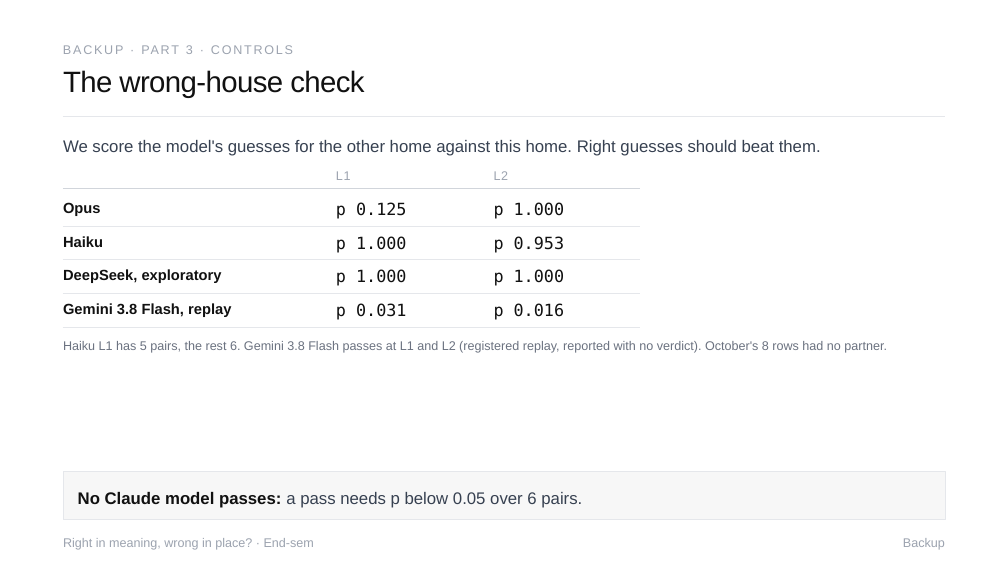
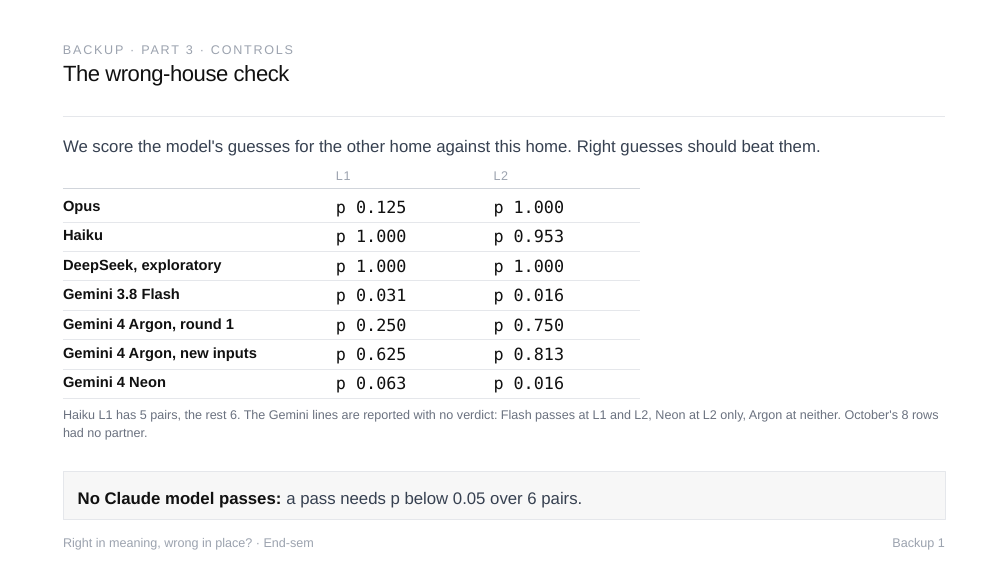
Before and after one commit to Sher110106/validity-aware-active-semantic-exploration, a slide deck: slide 20 of docs/endsem_2026-11/ASP_Endsem.pptx (slide 29 before the commit). Drawn at 1008x567 pixels with LibreOffice and Linux fonts; fonts in the diff are those of the drawing. Boxes give left, top, right and bottom in pixels: in the first picture for what was removed or moved away, otherwise in the second. Text is boxed around its words. In the diff, an @@ line names an element or a change of style, - is before the commit and + after.

```diff
--- a/docs/endsem_2026-11/ASP_Endsem.pptx
+++ b/docs/endsem_2026-11/ASP_Endsem.pptx
@@ text "The wrong-house check" at [63, 65, 290, 86]: size 28 to 21 pt, letter spacing -0.6 to -0.4 pt; line spacing 32.2pt to 23.1pt @@
@@ 3 texts, 1 line: place and size @@
-3 texts, 1 line at [63, 226, 640, 253]
+3 texts, 1 line at [63, 222, 640, 246]
@@ 3 texts, 2 lines: place and size @@
-3 texts, 2 lines at [63, 260, 640, 293]
+3 texts, 2 lines at [63, 252, 640, 281]
@@ text at [63, 288, 180, 299]: text changed @@
-Gemini 3.8 Flash, replay
+Gemini 3.8 Flash
@@ 2 texts, 1 line: place and size @@
-2 texts, 1 line at [63, 303, 640, 327]
+2 texts, 1 line at [63, 288, 640, 310]
@@ text added at [63, 318, 234, 332], 14 pt, text #111111, bold @@
+Gemini 4 Argon, round 1
@@ text added at [336, 318, 406, 335], 16 pt, text #111111 @@
+p 0.250
@@ text added at [494, 318, 564, 335], 16 pt, text #111111 @@
+p 0.750
@@ line added from (63, 340) to (640, 340), #E5E7EB 0.5 pt @@
@@ text added at [63, 347, 257, 361], 14 pt, text #111111, bold @@
+Gemini 4 Argon, new inputs
@@ text added at [336, 347, 406, 364], 16 pt, text #111111 @@
+p 0.625
@@ text added at [494, 347, 564, 364], 16 pt, text #111111 @@
+p 0.813
@@ line added from (63, 369) to (640, 369), #E5E7EB 0.5 pt @@
@@ text added at [63, 376, 166, 387], 14 pt, text #111111, bold @@
+Gemini 4 Neon
@@ text added at [336, 376, 406, 393], 16 pt, text #111111 @@
+p 0.063
@@ text added at [494, 376, 564, 393], 16 pt, text #111111 @@
+p 0.016
@@ text at [63, 410, 939, 440]: text changed @@
-Haiku L1 has 5 pairs, the rest 6. Gemini 3.8 Flash passes at L1 and L2 (registered replay, reported with no verdict). October's 8 rows had no partner.
+Haiku L1 has 5 pairs, the rest 6. The Gemini lines are reported with no verdict: Flash passes at L1 and L2, Neon at L2 only, Argon at neither. October's 8 rows had no partner.
@@ line added from (63, 399) to (640, 399), #E5E7EB 0.5 pt @@
@@ text at [892, 538, 945, 550]: text changed @@
-Backup
+Backup 1
```
Also in this commit, not shown: 33 other slides changed, 2 slides added, 2 slides removed, 8 other files.
